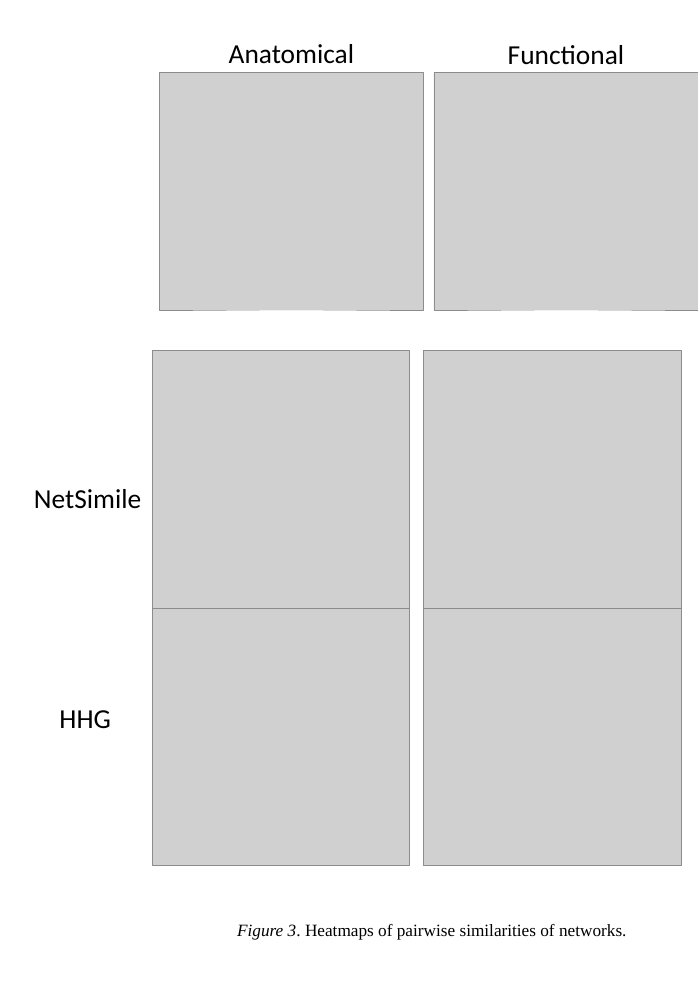
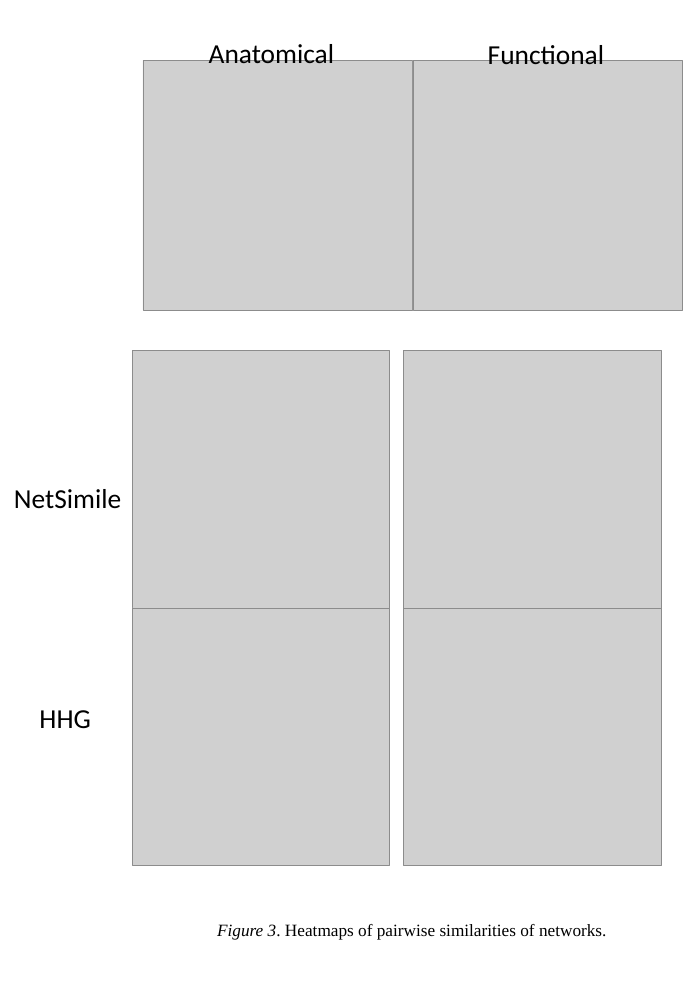
Before and after one commit to psyguy/Dissertation-MPsy, a slide deck: slide 3 of Figures/By section - Figures - 20191218.pptx. Drawn at 698x1008 pixels with LibreOffice and Linux fonts; fonts in the diff are those of the drawing; grey boxes stand for pictures. Boxes give left, top, right and bottom in pixels: in the first picture for what was removed or moved away, otherwise in the second. Text is boxed around its words. In the diff, an @@ line names an element or a change of style, - is before the commit and + after.

```diff
--- a/Figures/By section - Figures - 20191218.pptx
+++ b/Figures/By section - Figures - 20191218.pptx
@@ 4 pictures, 3 texts: place and size @@
-4 pictures, 3 texts at box(152, 44, 681, 940)
+4 pictures, 3 texts at box(132, 41, 661, 940)
@@ picture: place and size @@
-picture at box(159, 72, 423, 310)
+picture at box(143, 60, 412, 310)
@@ picture: place and size @@
-picture at box(434, 72, 698, 310)
+picture at box(413, 60, 682, 310)
@@ text "NetSimile": place and size @@
-text "NetSimile" at box(34, 489, 141, 509)
+text "NetSimile" at box(14, 489, 121, 509)
@@ text "HHG": place and size @@
-text "HHG" at box(59, 710, 110, 729)
+text "HHG" at box(39, 710, 90, 729)
```
Also in this commit, not shown: 3 other files.
